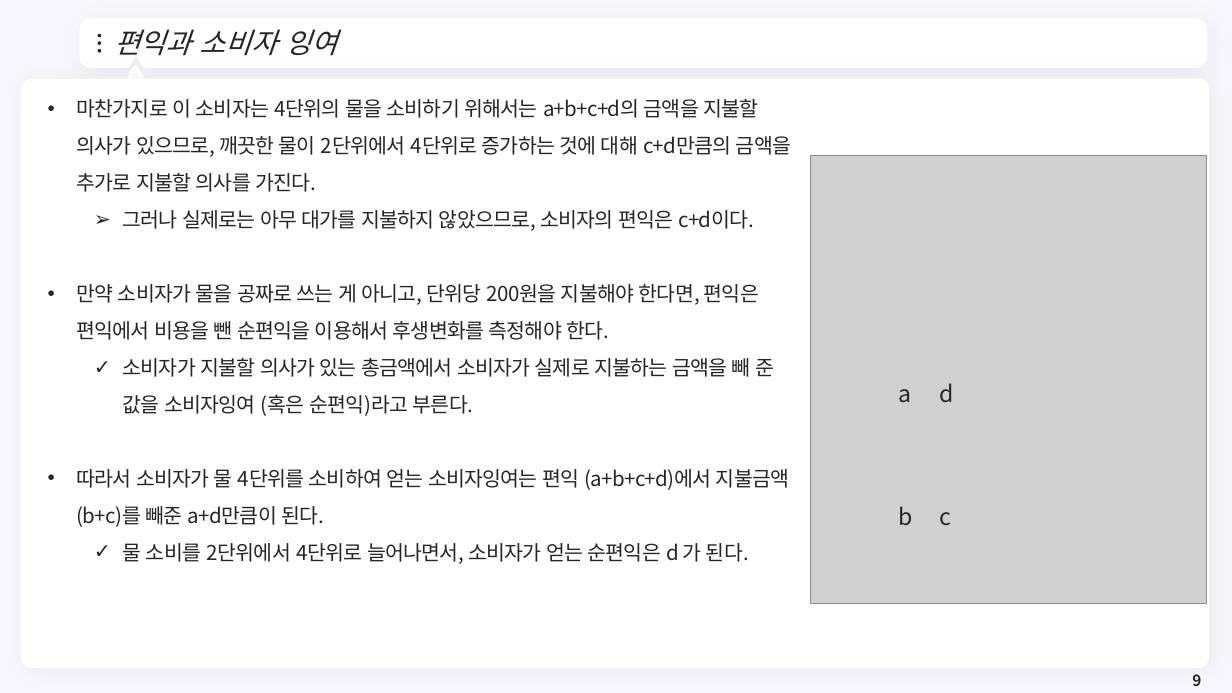
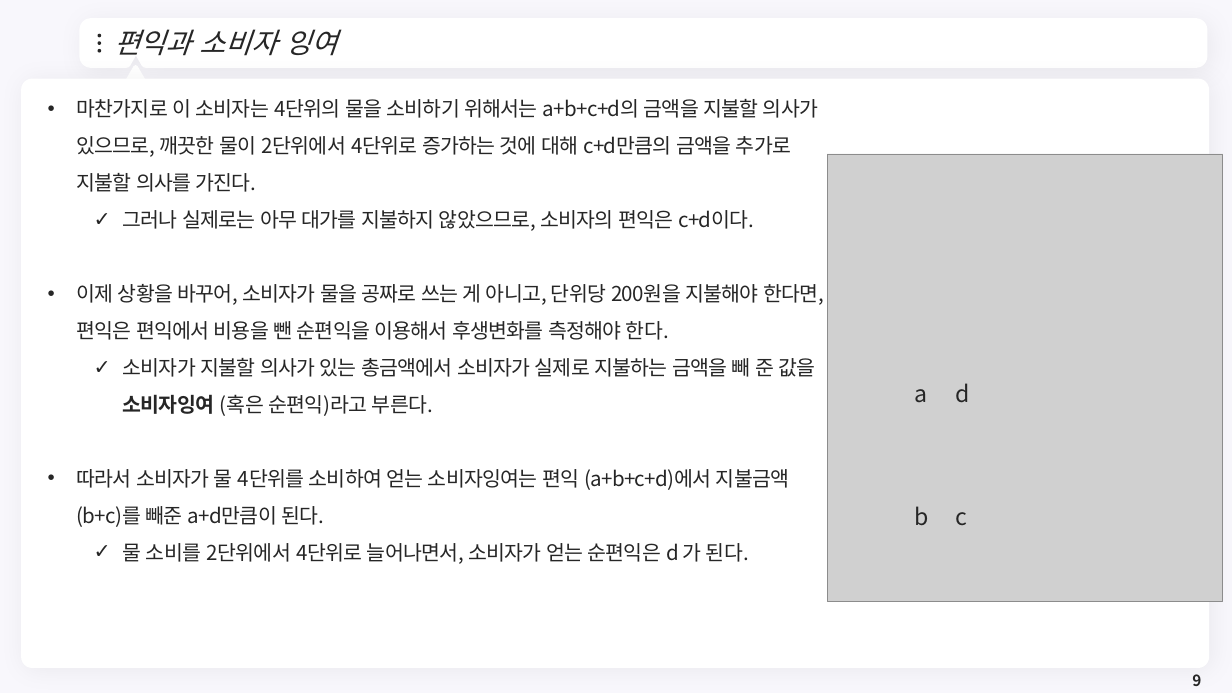
Before and after one commit to meandthey/Teaching, a slide deck: slide 9 of 환경경제학/2026-1/환경경제학_Chapter_03.pptx. Drawn at 1232x693 pixels with LibreOffice and Linux fonts; fonts in the diff are those of the drawing; grey boxes stand for pictures; background and template pictures are left out. Boxes give left, top, right and bottom in pixels: in the first picture for what was removed or moved away, otherwise in the second. Text is boxed around its words. In the diff, an @@ line names an element or a change of style, - is before the commit and + after.

```diff
--- a/환경경제학/2026-1/환경경제학_Chapter_03.pptx
+++ b/환경경제학/2026-1/환경경제학_Chapter_03.pptx
@@ 4 texts, 1 picture: place and size @@
-4 texts, 1 picture at bbox=[811, 156, 1206, 604]
+4 texts, 1 picture at bbox=[827, 154, 1223, 602]
@@ text at bbox=[123, 210, 815, 416]: bold on in "소비자잉여"; bullet ➢ to ✓ @@
@@ text at bbox=[76, 284, 824, 340]: text changed @@
-• 만약 소비자가 물을 공짜로 쓰는 게 아니고, 단위당 200원을 지불해야 한다면, 편익은 편익에서 비용을 뺀 순편익을 이용해서 후생변화를 측정해야 한다.
+• 이제 상황을 바꾸어, 소비자가 물을 공짜로 쓰는 게 아니고, 단위당 200원을 지불해야 한다면, 편익은 편익에서 비용을 뺀 순편익을 이용해서 후생변화를 측정해야 한다.
```
Also in this commit, not shown: 1 other slide changed, 1 slide removed, 11 other files.
